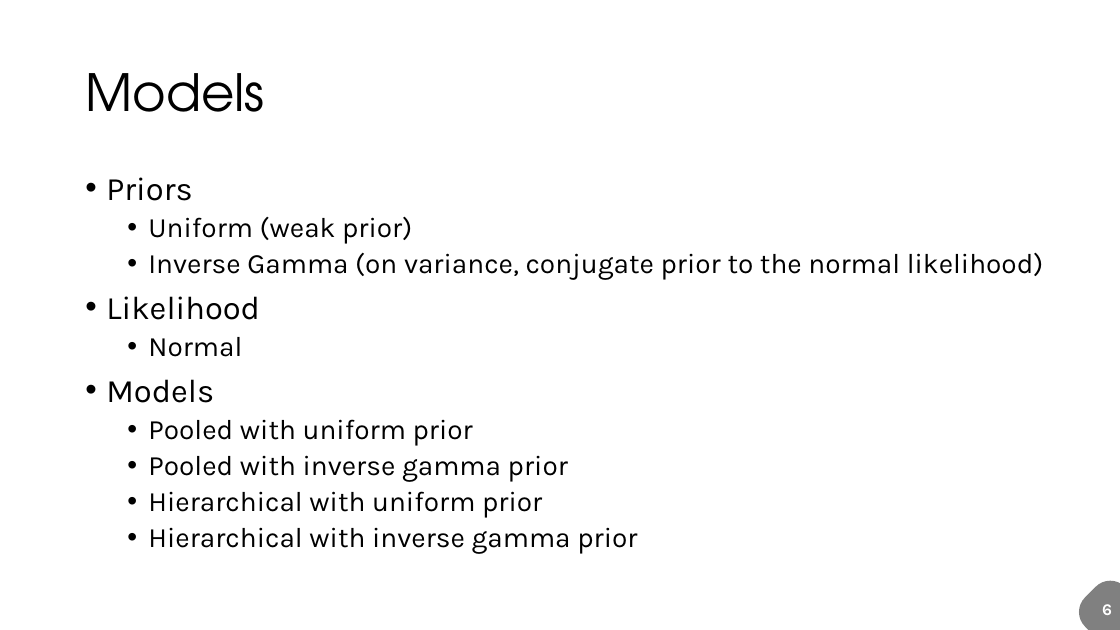
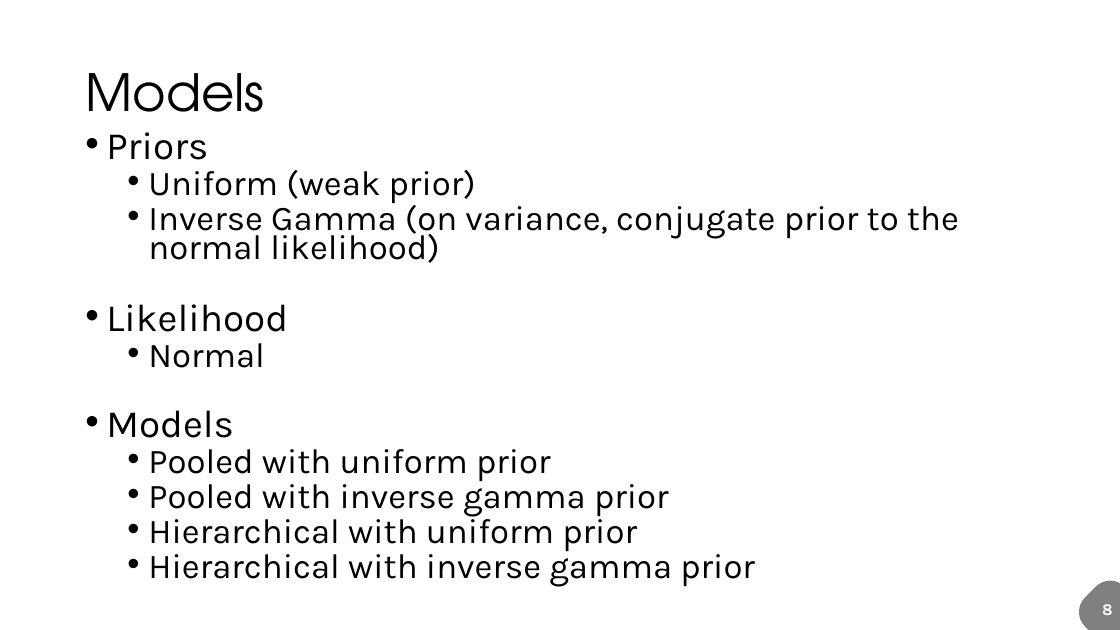
Before and after one commit to fuksi/bda_project_2018, a slide deck: slide 9 of BWF_presentation.pptx (slide 7 before the commit). Drawn at 1120x630 pixels with LibreOffice and Linux fonts; fonts in the diff are those of the drawing. Boxes give left, top, right and bottom in pixels: in the first picture for what was removed or moved away, otherwise in the second. Text is boxed around its words. In the diff, an @@ line names an element or a change of style, - is before the commit and + after.

```diff
--- a/BWF_presentation.pptx
+++ b/BWF_presentation.pptx
@@ text "Priors": place and size @@
-text "Priors" at (106, 177, 1043, 554)
+text "Priors" at (106, 132, 959, 587)
@@ text "Priors" at (106, 132, 959, 587): size 28 to 33.1 pt in "Priors", "Likelihood", "Models"; size 24 to 29.8 pt in "Uniform (weak prior)", "Inverse Gamma (on variance, conjugate prior to ...", "Normal", "Pooled with uniform prior" and 3 more places; line spacing 0.9 to 0.7 @@
```
Also in this commit, not shown: 11 other slides changed, 2 slides added, 1 other file.
